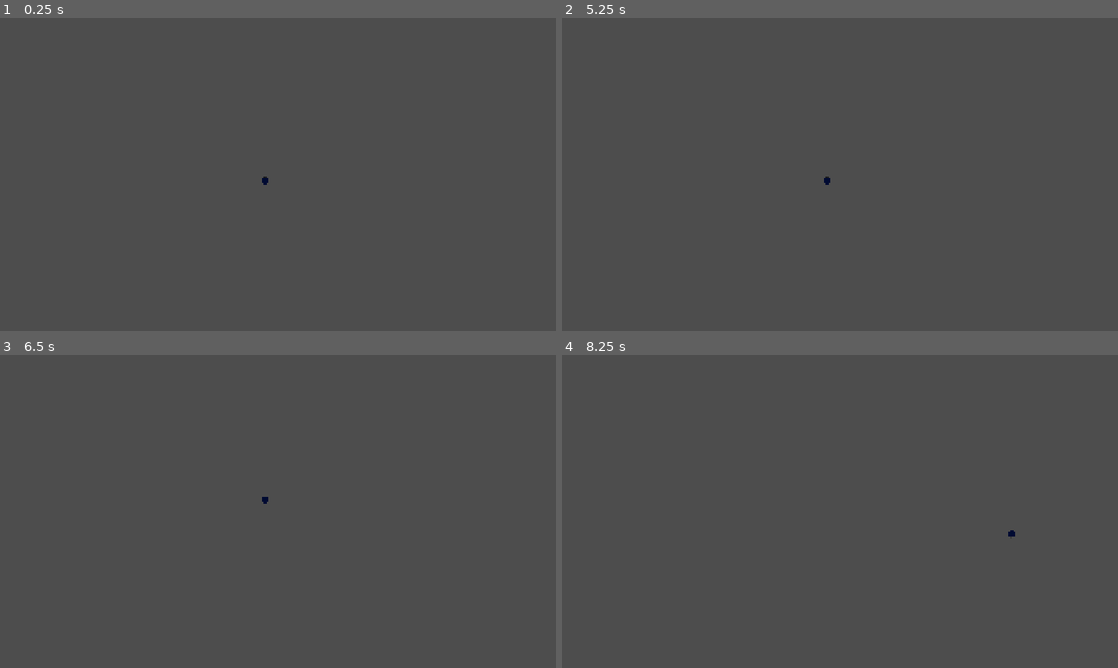
Above: before the commit, frames 1-4 (two rows, left to right).
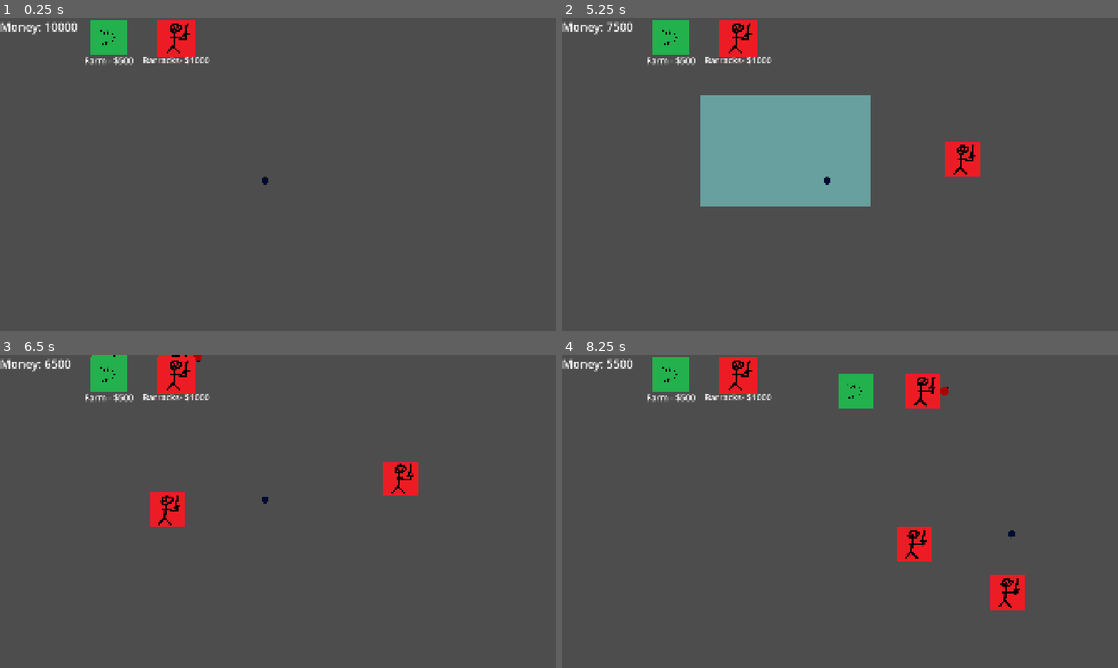
Above: after the commit, the same moments.

Repository: NathanBerglas/ROR-Testing
Game: Godot game, scene res://scenes/Player.tscn
Two runs of this game, one before a commit and one after it. Both use one fixed random seed, a clock stepped at 60 frames per second and the inputs below. This scene is started directly instead of the project's main scene.
Inputs (mouse positions are in pixels of both pictures, inside the frame that each line leads up to):
- Up to frame 1 (0.25 s): no input
- Up to frame 2 (5.25 s): click (667, 36) at 0.52 s; click (739, 36) at 1.27 s; click (667, 36) at 2.02 s; click (739, 36) at 2.77 s; click (667, 36) at 3.52 s; click (739, 36) at 4.27 s; tap Enter at 5 s; move the mouse to (962, 158) at 5.02 s; press the mouse at (962, 158) at 5.03 s
- Up to frame 3 (6.5 s): tap Space at 5.75 s; move the mouse to (166, 527) at 5.77 s; release the mouse at (166, 527) at 5.78 s; tap S (move_camera_down) at 5.85 s; click (166, 527) at 6.05 s
- Up to frame 4 (8.25 s): move the mouse to (895, 442) at 6.52 s; hold A (move_camera_left) 6.53-7.28 s; click (895, 442) at 6.8 s; move the mouse to (812, 574) at 7.27 s; tap D (move_camera_right) at 7.35 s; click (812, 574) at 7.55 s; tap Enter at 8 s; move the mouse to (1006, 558) at 8.02 s; hold W (move_camera_up) from 8.03 s (still down)

The runs differ from the first frame. In frame 1, 2.0% of the frame differs, in the area x 0-38%, y 0-16%; in frame 2, 14%, in the area x 0-76%, y 0-61%; in frame 3, 3.5%; in frame 4, 4.8%.
Error after the commit: Invalid operands 'Vector2' and 'bool' in operator '-'. (res://scripts/Meeples/meeple_control.gd:159)

Commit message:
disabled multiplayer temporarily for ease of testing

Diff:
--- a/Player.gd
+++ b/Player.gd
@@ -8,21 +8,21 @@
 
 	$MeepleControl.teammates.push_back($BuildingControl)
 	$BuildingControl.teammates.push_back($MeepleControl)
+	$BuildingControl/buildingHud.visible = true
 
 
+#func _process(_delta): #Runs every tick
+	#if !setShit:
+		#$MeepleControl.playerID = playerID
+		#$BuildingControl.playerID = playerID
 
-func _process(_delta): #Runs every tick
-	if !setShit:
-		$MeepleControl.playerID = playerID
-		$BuildingControl.playerID = playerID
+		#if playerID == multiplayer.get_unique_id():
 
-		if playerID == multiplayer.get_unique_id():
-			$BuildingControl/buildingHud.visible = true
+			#$BuildingControl/buildingHud.visible = true
+			#GameManager.Players[playerID].meepleInfo = $MeepleControl.unorderedMeeples
 
-			GameManager.Players[playerID].meepleInfo = $MeepleControl.unorderedMeeples
+			#GameManager.ownControllersSet = true
 
-			GameManager.ownControllersSet = true
-
-		if multiplayer.is_server():
-			GameManager.ownControllersSet = true
-		setShit = true
+		#if multiplayer.is_server():
+			#GameManager.ownControllersSet = true
+		#setShit = true
--- a/scripts/Meeples/meeple_control.gd
+++ b/scripts/Meeples/meeple_control.gd
@@ -22,7 +22,7 @@
 
 #Team mates for this player and what team they are on
 var teammates = []
-var playerID = 0
+#var playerID = 0
 #logic used for the cool selcting box
 var selecting = Vector2(0,0)
 var selectingTime = 0
@@ -42,105 +42,107 @@
 
 func _process(delta): #Runs every tick
 	time += delta
-	if playerID == multiplayer.get_unique_id():
-
-		#Goes through every meeple and sets them to their colour
-		for g in range(0,group.size()):
-			for node in range(0,group[g].size()):
-				if group[g][node].selected:
-					group[g][node].highlight(Color(3,3,3))
-				else:
-					group[g][node].remove_highlight(groupColours[g])
-
-
-		if Input.is_action_just_pressed("spawn_meeple"): #Testing purposes
-			var instance = meeple_prefab.instantiate()
-
-
-			# Set instance's data
-			instance.UNIQUEID = MEEPLE_ID_COUNTER
-			MEEPLE_ID_COUNTER += 1
-
-			instance.global_position = get_global_mouse_position()
-			#instance.target = group_targets[0]
-
-			# Create instance
-			add_child(instance)
-			set_id(instance)
-
-			var newMeeple = []
-			newMeeple.push_back(instance.UNIQUEID)
-			newMeeple.push_back(instance.global_position)
-			newMeeple.push_back(instance.HP)
-
-			unorderedMeeples.push_back(newMeeple)
-			group[0].push_back(instance)
-			#print("Spawned meeple")
-
-
-		#Orders all meeples to a location
-		elif Input.is_action_just_pressed("super_order"):
-			group_targets[0] = get_global_mouse_position()
-			targetMarker.global_position = group_targets[0]
-
-			for m in group[0]:
-				m.dest = group_targets[0]
-
-
-		#Opens up the right click menu
-		elif Input.is_action_just_pressed("right_click_menu"):
-			RCLICKMENU.set_global_position(get_global_mouse_position())
-			RCLICKMENU.visible = true
-
-		#Starts the selction process
-		elif Input.is_action_just_pressed("select") and teammates[0].buildingDraggin == null:
-			RCLICKMENU.visible = false
-			selecting = get_global_mouse_position()
-			selectingTime = 0
-
-		#Used to build the selection box if
-		elif Input.is_action_pressed("select") and teammates[0].buildingDraggin == null:
-			selectingTime += delta
-			if selectingTime > 0.25:
-				selection_box.visible = true
-				update_selection_box()
-
-		#Logic for when the select button is released
-		elif Input.is_action_just_released("select"):
-			selectingTime += delta
-			if selectingTime < 0.25: #No selecting box
-				var hit = false
-
-				#Goes through every group to select every meeple
-				#in the selected meeple's group
-				for g in group.size():
-					for m in group[g].size():
-						if group[g][m].hasMouse():
-							group[g][m].selected = true
-							hit = true
-
-							if g > 0:
-								for i in group[g]:
-									i.selected = true
-				if hit == false:
-					for g in group:
-						for m in g:
-							m.selected = false
+	#if playerID == multiplayer.get_unique_id():
+
+	#Goes through every meeple and sets them to their colour
+	for g in range(0,group.size()):
+		for node in range(0,group[g].size()):
+			if group[g][node].selected:
+				group[g][node].highlight(Color(3,3,3))
 			else:
-				#Same thing but for all meeples in the rectangle
-				var rect = Rect2(selection_box.global_position, selection_box.size)
-				for g in group.size():
-					for m in group[g].size():
-						if rect.has_point(group[g][m].pos):
-							group[g][m].selected = true
-
-							if g > 0:
-								for i in group[g]:
-									i.selected = true
-
-
-			selecting = false #No more selecting :(
-			selection_box.visible = false
+				group[g][node].remove_highlight(groupColours[g])
+
+
+	if Input.is_action_just_pressed("spawn_meeple"): #Testing purposes
+		var instance = meeple_prefab.instantiate()
+
+
+		# Set instance's data
+		instance.UNIQUEID = MEEPLE_ID_COUNTER
+		MEEPLE_ID_COUNTER += 1
+
+		instance.global_position = get_global_mouse_position()
+		#instance.target = group_targets[0]
+
+		# Create instance
+		add_child(instance)
+		set_id(instance)
+
+		var newMeeple = []
+		newMeeple.push_back(instance.UNIQUEID)
+		newMeeple.push_back(instance.global_position)
+		newMeeple.push_back(instance.HP)
+
+		unorderedMeeples.push_back(newMeeple)
+		group[0].push_back(instance)
+		#print("Spawned meeple")
+
+
+	#Orders all meeples to a location
+	elif Input.is_action_just_pressed("super_order"):
+		group_targets[0] = get_global_mouse_position()
+		targetMarker.global_position = group_targets[0]
+
+		for m in group[0]:
+			m.dest = group_targets[0]
+
+
+	#Opens up the right click menu
+	elif Input.is_action_just_pressed("right_click_menu"):
+		RCLICKMENU.set_global_position(get_global_mouse_position())
+		RCLICKMENU.visible = true
+
+	#Starts the selction process
+	elif Input.is_action_just_pressed("select") and teammates[0].buildingDraggin == null:
+		RCLICKMENU.visible = false
+		selecting = get_global_mouse_position()
+		selectingTime = 0
+
+	#Used to build the selection box if
+	elif Input.is_action_pressed("select") and teammates[0].buildingDraggin == null:
+		selectingTime += delta
+		if selectingTime > 0.25:
+			selection_box.visible = true
+			update_selection_box()
+
+	#Logic for when the select button is released
+	elif Input.is_action_just_released("select"):
+		selectingTime += delta
+		if selectingTime < 0.25: #No selecting box
+			var hit = false
+
+			#Goes through every group to select every meeple
+			#in the selected meeple's group
+			for g in group.size():
+				for m in group[g].size():
+					if group[g][m].hasMouse():
+						group[g][m].selected = true
+						hit = true
+
+						if g > 0:
+							for i in group[g]:
+								i.selected = true
+			if hit == false:
+				for g in group:
+					for m in g:
+						m.selected = false
+		else:
+			#Same thing but for all meeples in the rectangle
+			var rect = Rect2(selection_box.global_position, selection_box.size)
+			for g in group.size():
+				for m in group[g].size():
+					if rect.has_point(group[g][m].pos):
+						group[g][m].selected = true
+
+						if g > 0:
+							for i in group[g]:
+								i.selected = true
+
+
+		selecting = false #No more selecting :(
+		selection_box.visible = false
+
+	"""
 	else:
 		var MEEPLE_CONTROL_INDEX = 0
 		var BUILDING_CONTROL_INDEX = 1
@@ -149,7 +151,7 @@
 			if p == playerID:
 				if GameManager.controllersSet == true:
 					equalize(GameManager.Players[p].meepleInfo)
-
+	"""
 
 #Updates the selction box to where the mouse is
 func update_selection_box():
--- a/scripts/main.gd
+++ b/scripts/main.gd
@@ -9,6 +9,8 @@
 
 func _ready():
 	multiplayer.allow_object_decoding = true
+
+
 	var index = 0
 	for i in GameManager.Players:
 		var currentPlayer = playerScene.instantiate()
--- a/scripts/multiplayerController.gd
+++ b/scripts/multiplayerController.gd
@@ -41,7 +41,7 @@
 	print("Connection failed :(")
 
 @rpc("any_peer")
-func sendPlayerInfo(name, id,meepleInfo, buildingInfo):
+func sendPlayerInfo(name, id, meepleInfo, buildingInfo):
 	multiplayer.allow_object_decoding = true
 	if !GameManager.Players.has(id):
 		GameManager.Players[id] ={
